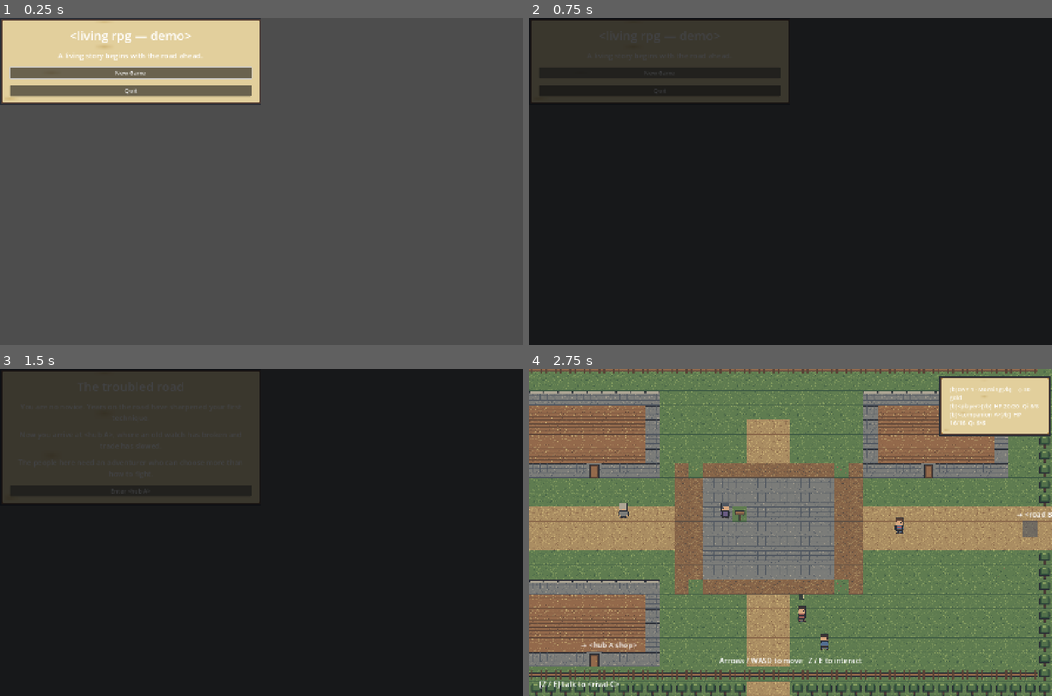
Above: before the commit, frames 1-4 (two rows, left to right).
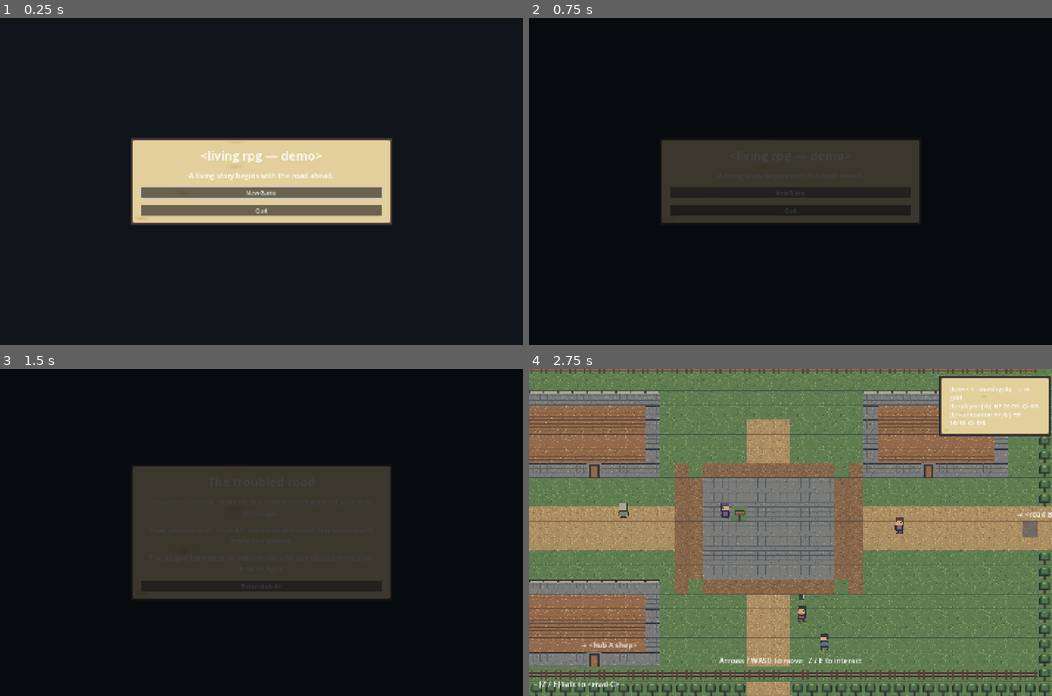
Above: after the commit, the same moments.

Repository: haowjy/living-rpg-game
Game: Godot game, scene res://game/app/main.tscn
Same seed, same stepped clock (60 frames per second), same inputs: the game is played once before the commit and once after it.
Inputs (mouse positions are in pixels of both pictures, inside the frame that each line leads up to):
- Up to frame 1 (0.25 s): no input
- Up to frame 2 (0.75 s): click "New Game" at 0.5 s
- Up to frame 3 (1.5 s): click "Enter <hub A>" at 1.25 s
- Up to frame 4 (2.75 s): tap Enter at 2 s; move the mouse to (905, 516) at 2.02 s; hold D (move_right) from 2.03 s (still down); hold Z (interact) from 2.03 s (still down); click (905, 516) at 2.17 s

The runs differ from the first frame. In frame 1, 99% of the frame differs, in the area x 0-100%, y 0-100%; in frame 2, 20%; in frame 3, 33%; in frame 4, nothing differs.

Commit message:
complete responsive shell screen layout

Diff:
--- a/godot/game/app/flow_screen.gd
+++ b/godot/game/app/flow_screen.gd
@@ -10,7 +10,7 @@
 
 
 func setup(heading: String, lines: Array[String], actions: Array[Dictionary]) -> void:
-	set_anchors_preset(Control.PRESET_FULL_RECT)
+	set_anchors_and_offsets_preset(Control.PRESET_FULL_RECT)
 	var background := ColorRect.new()
 	background.color = Color("10151c")
 	background.set_anchors_preset(Control.PRESET_FULL_RECT)
